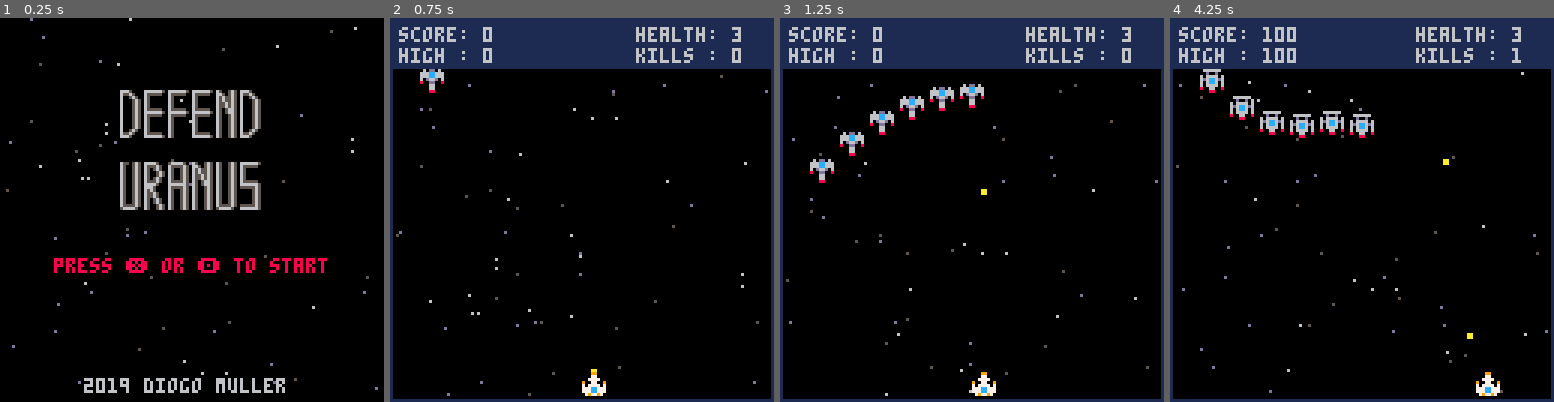
Above: before the commit, frames 1-4 (left to right).
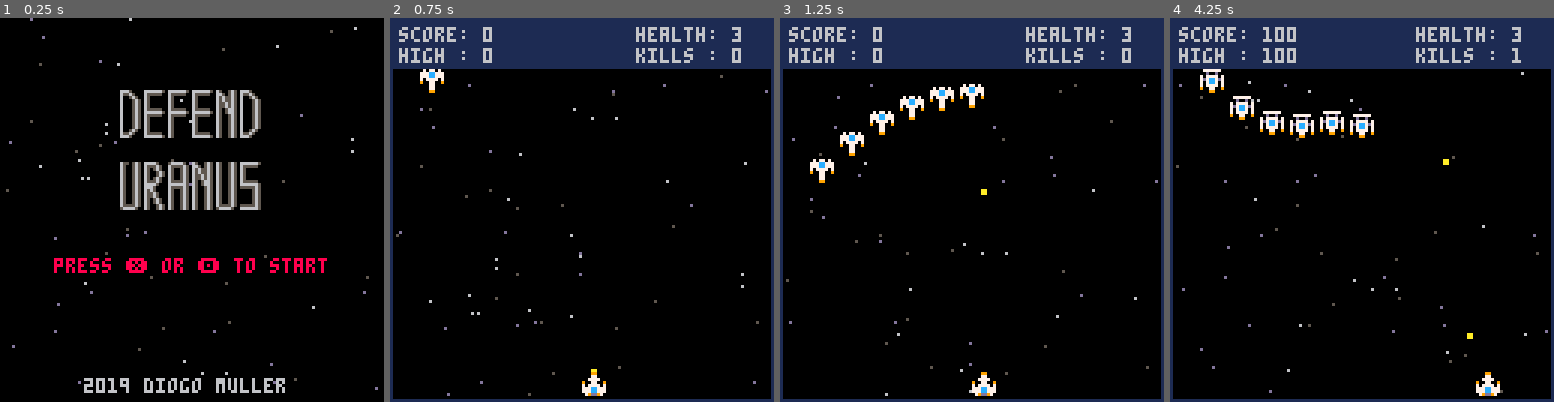
Above: after the commit, the same moments.

Repository: DioMuller/pico-8
Game: PICO-8 cartridge spaceship.p8
The game is run twice, just before and just after one commit, with the same random seed, the same clock (stepped at 60 frames per second) and the same inputs.
Inputs:
- Up to frame 1 (0.25 s): no input
- Up to frame 2 (0.75 s): tap X (X key) at 0.33 s; tap O (Z key) at 0.7 s
- Up to frame 3 (1.25 s): tap X (X key) at 1.07 s
- Up to frame 4 (4.25 s): hold Right 1.6-2.1 s; tap O (Z key) every 0.4 s from 1.7 to 4.1 s; tap X (X key) at 1.85, 2.97, 4.08 s; hold Up 2.15-2.42 s; hold Right 2.47-3.03 s; hold Left 3.08-3.58 s; hold Down 3.63-3.97 s; hold Right from 4.02 s (still down)

Frame 1 is identical in both runs. In frame 2, 0.2% of the frame differs, in the area x 7-54%, y 13-99%; in frame 3, 1.2%, in the area x 7-54%, y 17-99%; in frame 4, 1.2%.

Commit message:
Level 3 Song placeholder.

Diff:
--- a/spaceship.p8
+++ b/spaceship.p8
@@ -567,22 +567,22 @@
 end
 
 __gfx__
-00000000000990000009900000099000000000000000000000000000000000000000000dd000000000000bb00bb00000000090000009000000000ee66ee00000
-0000000000077000000770000007700000000000000000000000000000000000660000dddd000066000bbb3bb3bbb00000099900009990000a0eeee66eeee0a0
-007007000077770000777700007cc7000000000000000000000000000000000066600dddddd0066600bbbbbbbbbbbb00009a9a9009a9a900099eee6886eee990
-0007700090077009007cc700007cc700000aa0000008800000033000000ee00066660ddccdd066660bbbbbbbbbbbbbb009999999999999900099966886699900
-0007700070777707007cc70007777770000aa0000008800000033000000ee00066666ddccdd66666bbb3bbb88bbb3bbb009a9a9999a9a9000009999669999000
-00700700777cc77707777770777cc7770000000000000000000000000000000066666dddddd66666bbbbbb8888bbbbbb0009990990999000a99999366399999a
-00000000777cc77777977977777cc7770000000000000000000000000000000066666dddddd66666b3bbb885588bbb3b00009009900900000009336666339000
-0000000007977970700000070097790000000000000000000000000000000000066dd6dddd6dd660bb00b885588b00bb00000099990000000443b88cc88b3440
-060dd06006666660dd6006dd600dd006b000000b000000003030030300333300066dcd6666dcd660b000bb8888bb000b00000098890000004444388cc8834444
-666cc66600d00d00d666666d6d6cc6d6bb0000bb00300300030000300b3883b0066dccddddccd6600b0bbbb88bbbb0b0000009988990000004443bb55bb34440
-666cc6666066660666dccd66006cc60000b33b00003bb300003bb3000bb88bb00606dcdccdcd6060b0b0bbbbbbbb0b0b00099999999990000044333cc3334400
-60d66d066d6cc6d606dccd60dd0660dd003333000b3bb3b000b88b00bbb33bbb06066ddccdd660600b00b3bbbb3b00b000990099990099000003005cc5003000
-800dd008606cc606666dd666d00dd00dbb3883bbbb3883bb00b88b00bbbbbbbb06060666666060600000bbbbbbbb000000990009900099000000055555500000
-0006600060666606606cc60600d66d000bb88bb000b88b000b0bb0b0388bb88308060066660060800b0bbb3bb3bbb0b00090000aa00009000000500550050000
-0006600080066008806cc6080006600000bbbb00000bb00003000030388bb8830008000660008000b0b0bbbbbbbb0b0b00099a0880a990000000800550080000
-00088000000880000006600000088000000bb000000bb000303003030bb00bb000000008800000000b000b0bb0b000b000000000000000000000000880000000
+00000000000990000005500000088000000000000000000000000000000000000000000dd000000000000bb00bb00000000090000009000000000ee66ee00000
+0000000000077000000440008005500800000000000000000000000000000000770000dddd000077000bbb3bb3bbb00000099900009990000a0eeee66eeee0a0
+007007000077770000444400505cc5050000000000000000000000000000000077700dddddd0077700bbbbbbbbbbbb00009a9a9009a9a900099eee6886eee990
+0007700090077009004cc400505cc505000aa0000008800000033000000ee00077770ddccdd077770bbbbbbbbbbbbbb009999999999999900099966886699900
+00077000707777070445544055555555000aa0000008800000033000000ee00077777ddccdd77777bbb3bbb88bbb3bbb009a9a9999a9a9000009999669999000
+00700700777cc777444cc444505cc5050000000000000000000000000000000077777dddddd77777bbbbbb8888bbbbbb0009990990999000a99999366399999a
+00000000777cc77744444444505cc5050000000000000000000000000000000077777dddddd77777b3bbb885588bbb3b00009009900900000009336666339000
+00000000079dd970405445048005500800000000000000000000000000000000077dd7dddd7dd770bb00b885588b00bb00000099990000000443b88cc88b3440
+0707707007777770dd7007dd700dd007b000000b000000003030030300333300077dcd7777dcd770b000bb8888bb000b00000098890000004444388cc8834444
+777cc77700d00d00d777777d7d7cc7d7bb0000bb00300300030000300b3883b0077dccddddccd7700b0bbbb88bbbb0b0000009988990000004443bb55bb34440
+777cc77770777707777cc777007cc70000b33b00003bb300003bb3000bb88bb00707dcdccdcd7070b0b0bbbbbbbb0b0b00099999999990000044333cc3334400
+707777077d7cc7d7077cc770dd0770dd003333000b3bb3b000b88b00bbb33bbb07077ddccdd770700b00b3bbbb3b00b000990099990099000003005cc5003000
+90077009707cc70777777777d00dd00dbb3883bbbb3883bb00b88b00bbbbbbbb07070777777070700000bbbbbbbb000000990009900099000000055555500000
+0007700070777707707cc70700d77d000bb88bb000b88b000b0bb0b0388bb88308070077770070800b0bbb3bb3bbb0b00090000aa00009000000500550050000
+0007700090077009907cc7090007700000bbbb00000bb00003000030388bb8830008000770008000b0b0bbbbbbbb0b0b00099a0880a990000000800550080000
+00099000000990000007700000099000000bb000000bb000303003030bb00bb000000008800000000b000b0bb0b000b000000000000000000000000880000000
 004444005055550555444455405005048080080850500505800000088550055800005555555500000000055555500000000000e00e0000000000000000000000
 4005500444055044004cc4000455554050500505080000805550055550500505000000500500000000055555555550000000000ee00000000000000ee0000000
 454444544445544444455444004cc4005055550550555505005555005505505500000044440000000055555555555500000000eaae00000000000eeeeee00000
Not shown, changed: the music (__music__) section of spaceship.p8
Not shown, changed: the sound effects (__sfx__) section of spaceship.p8
